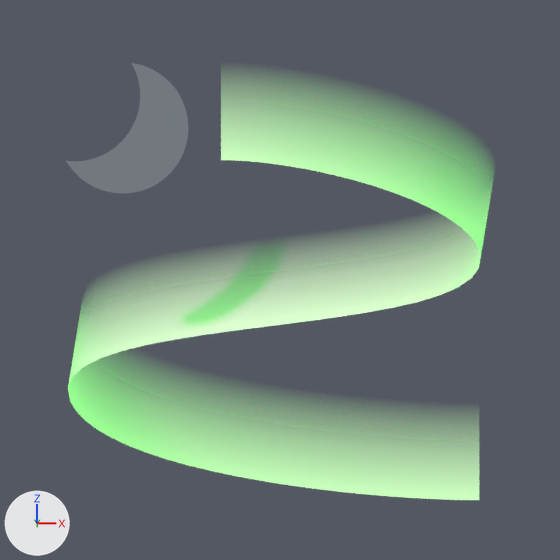
A saved change to the Blender file src/images/aurora-icon.blend.
Both versions are drawn from the file's camera 'Camera'. Every picture has the same lights, and +X, +Y and +Z are marked at lower left.

Objects in the first picture: 'Aurora Borealis', 'Small Moon'.
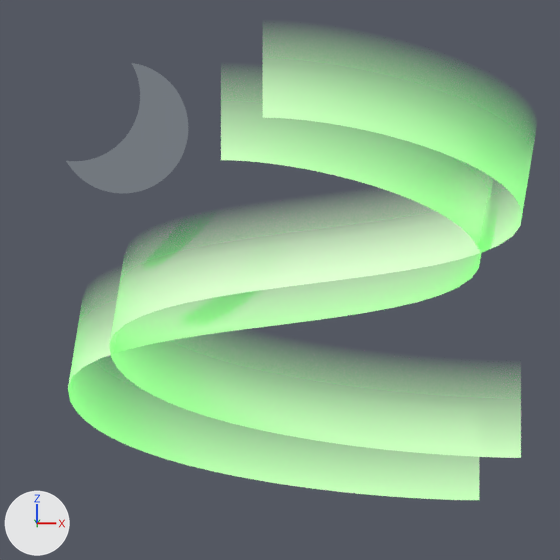
Changed parts and their boxes (x1, y1, x2, y2) in the pictures (560 x 560 px):
'Aurora Borealis II', added
    after: (109, 68, 530, 458)

Diff of the bpy script that builds the scene:
```diff
--- a/src/images/aurora-icon.blend.py
+++ b/src/images/aurora-icon.blend.py
@@ ob_aurora_borealis_ii @@
+ob_aurora_borealis_ii = bpy.data.objects.new('Aurora Borealis II', cu_béziercurve_001)
+ob_aurora_borealis_ii.location = (1.484, -0.22, 0.594)
+ob_aurora_borealis_ii.rotation_euler = (0.0, 0.286, 1.571)  # degrees (0, 16, 90)
+ob_aurora_borealis_ii.scale = (0.305, 0.305, 0.305)
```
